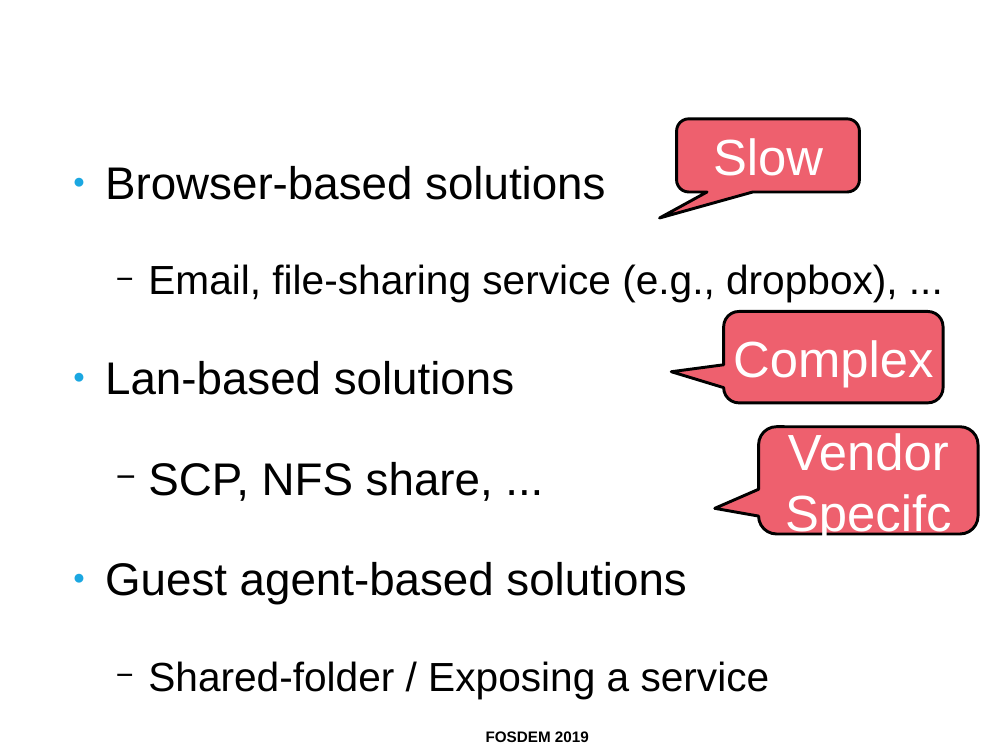
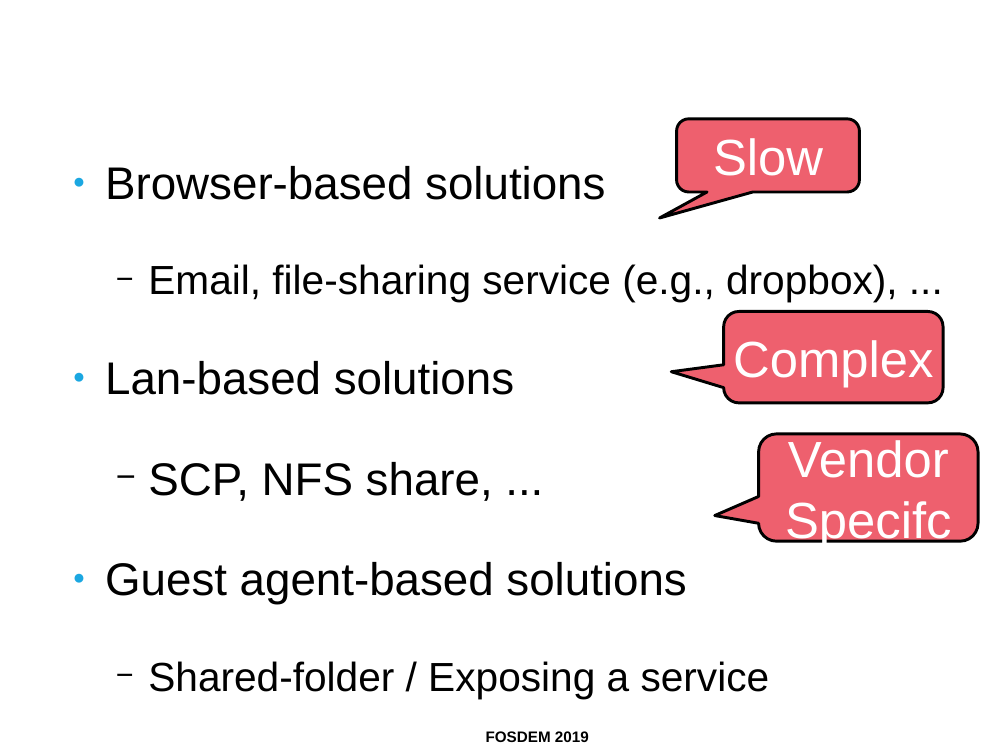
Before and after one commit to ahadas/ahadas.github.io, a slide deck: slide 7 of slides/toward_exploring_virtual_disks_using_a_file_manager.odp. Drawn at 1008x756 pixels with LibreOffice and Linux fonts; fonts in the diff are those of the drawing; background and template pictures are left out. Boxes give left, top, right and bottom in pixels: in the first picture for what was removed or moved away, otherwise in the second. Text is boxed around its words. In the diff, an @@ line names an element or a change of style, - is before the commit and + after.

Commit message:
fosdem presentation

```diff
--- a/slides/toward_exploring_virtual_disks_using_a_file_manager.odp
+++ b/slides/toward_exploring_virtual_disks_using_a_file_manager.odp
@@ rounded speech box "Vendor": place and size @@
-rounded speech box "Vendor" at <box>759,427,979,534</box>
+rounded speech box "Vendor" at <box>759,434,979,542</box>
```
